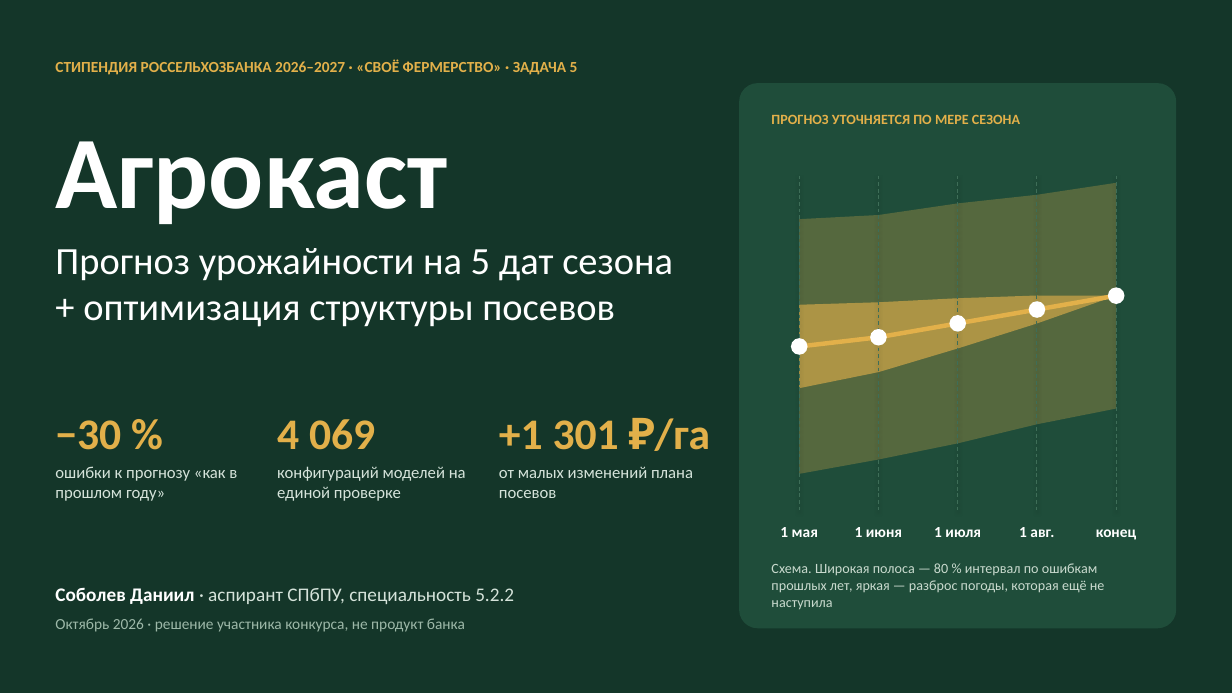
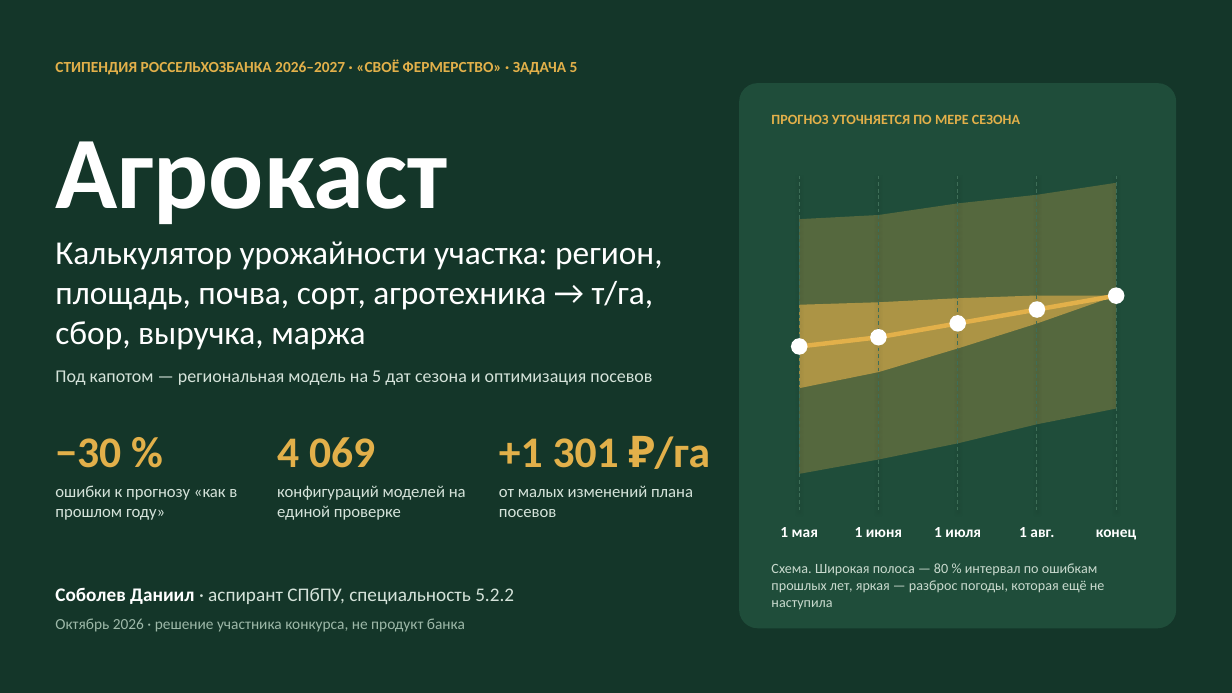
Before and after one commit to Parampaika/AgroCast, a slide deck: slide 1 of deck/out/agrokast_presentation.pptx. Drawn at 1232x693 pixels with LibreOffice and Linux fonts; fonts in the diff are those of the drawing. Boxes give left, top, right and bottom in pixels: in the first picture for what was removed or moved away, otherwise in the second. Text is boxed around its words. In the diff, an @@ line names an element or a change of style, - is before the commit and + after.

```diff
--- a/deck/out/agrokast_presentation.pptx
+++ b/deck/out/agrokast_presentation.pptx
@@ text added at (55,241,662,350), 26 pt, text #FFFFFF @@
+Калькулятор урожайности участка: регион, площадь, почва, сорт, агротехника → т/га, сбор, выручка, маржа
@@ text at (55,370,652,385): text changed; size 30 to 14 pt; text colour #FFFFFF to #D5E3DA @@
-Прогноз урожайности на 5 дат сезона + оптимизация структуры посевов
+Под капотом — региональная модель на 5 дат сезона и оптимизация посевов
@@ 6 texts: place and size @@
-6 texts at (55,418,710,501)
+6 texts at (55,436,710,520)
```
Also in this commit, not shown: 5 other slides changed, 9 other files.
